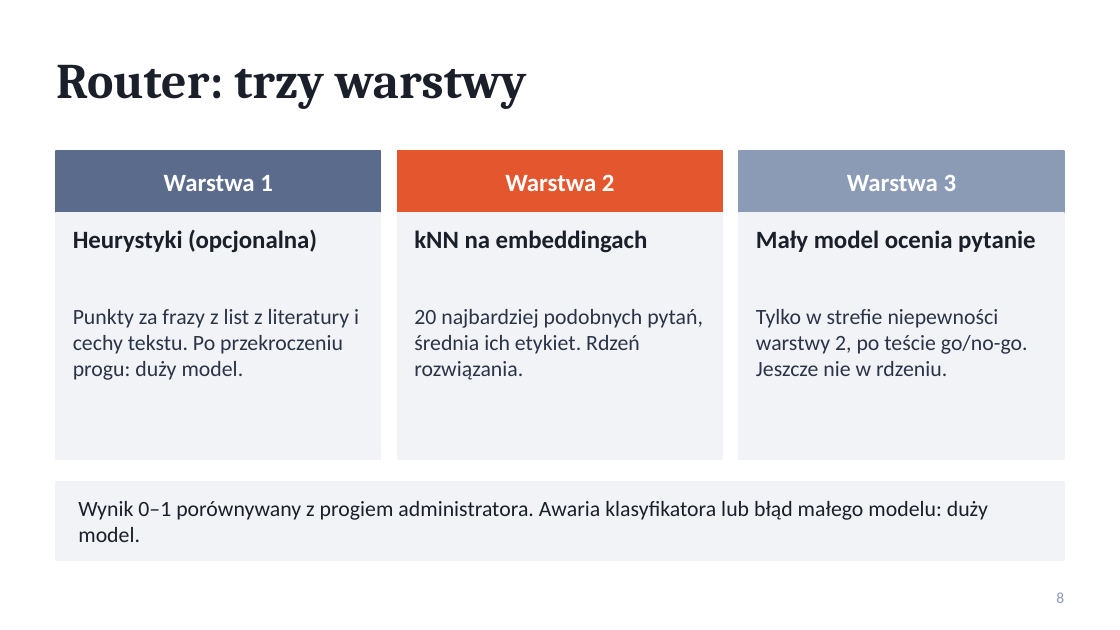
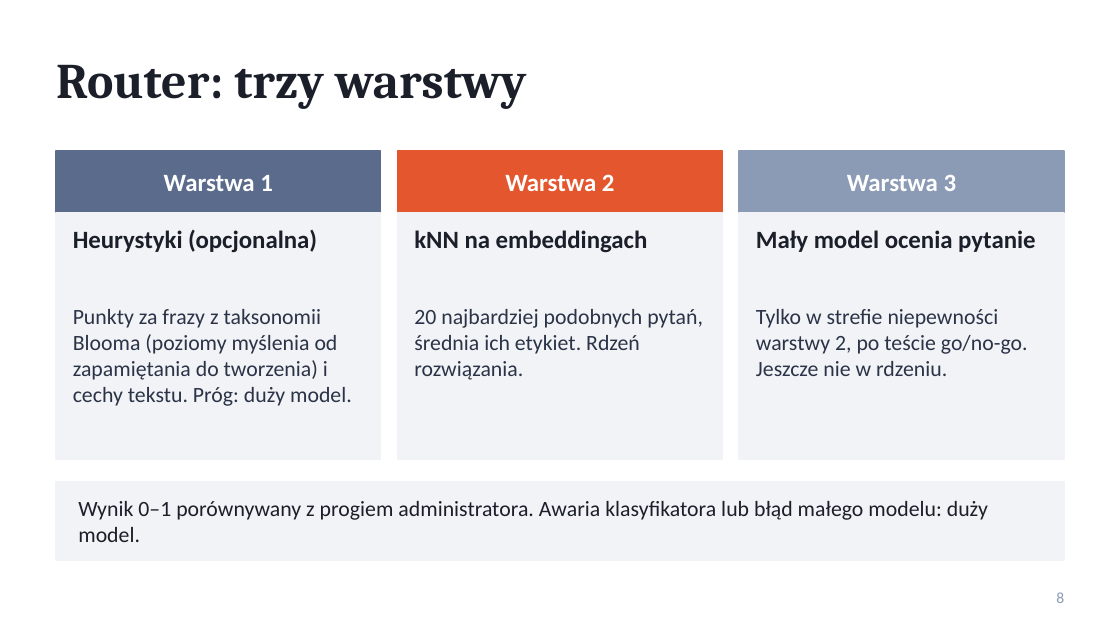
Before and after one commit to philip-melkowski/philip_melkowski_praca_inz, a slide deck: slide 8 of docs/prezentacja_postepy.pptx. Drawn at 1120x630 pixels with LibreOffice and Linux fonts; fonts in the diff are those of the drawing. Boxes give left, top, right and bottom in pixels: in the first picture for what was removed or moved away, otherwise in the second. Text is boxed around its words. In the diff, an @@ line names an element or a change of style, - is before the commit and + after.

```diff
--- a/docs/prezentacja_postepy.pptx
+++ b/docs/prezentacja_postepy.pptx
@@ text at (x1=73, y1=309, x2=352, y2=406): text changed @@
-Punkty za frazy z list z literatury i cechy tekstu. Po przekroczeniu progu: duży model.
+Punkty za frazy z taksonomii Blooma (poziomy myślenia od zapamiętania do tworzenia) i cechy tekstu. Próg: duży model.
```
Also in this commit, not shown: 1 other slide changed, 2 other files.
